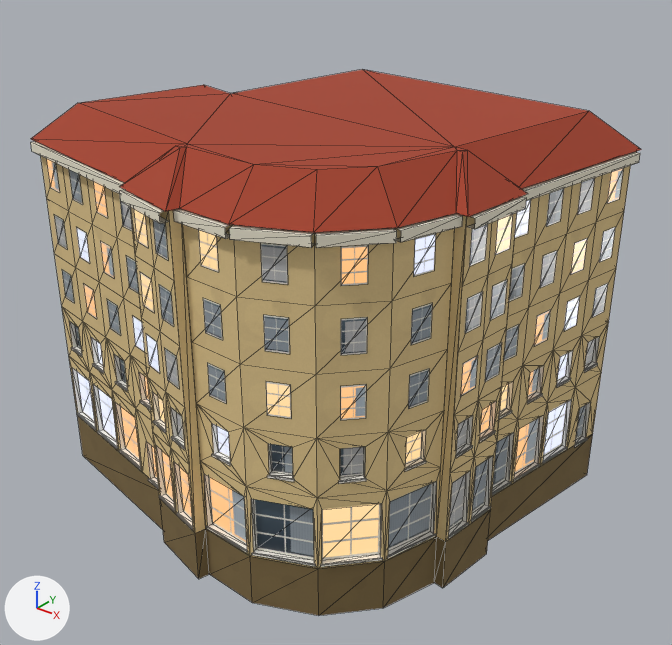
One commit to the glTF model web/public/models/landmarks/z5b_baden672.glb: the scene before it, then after it.
Before and after are seen from a camera (50 mm lens) standing at (29.9, -37.1, 30.5) and looking at (0.5, -0.2, 7.7). Every picture has the same lights, and +X, +Y and +Z are marked at lower left. The first picture is the older version. Mesh edges are drawn as thin lines. Where no turn or scale is listed for an object, it has been applied to the vertices. Vertices at exactly the same position are counted once.
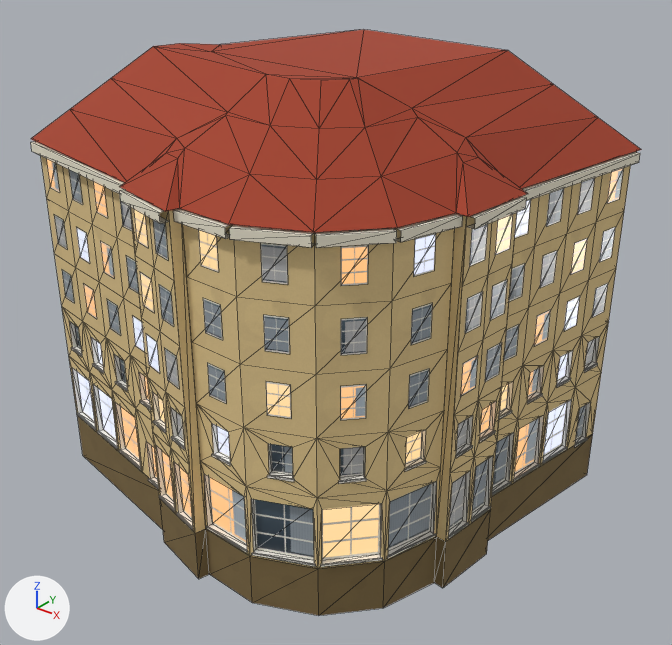
Boxes [x1, y1, x2, y2] around the edits, measured in the pictures (672 x 645 px):
```json
{"object": "Mesh_0", "change": "reshaped", "before": [31, 70, 641, 615], "after": [31, 30, 641, 615], "on screen": "7% taller"}
{"part": 1, "of": "me_mesh_0", "change": "built on", "before": [31, 70, 641, 232], "after": [31, 30, 641, 232]}
```

Edits to the scene script, one JSON object a line:
```json
{"block": "me_mesh_0", "where": "# used by ob_mesh_0; location = (-14.19, 12.17, -3.0)"}
{"op": "remove", "block": "me_mesh_0", "code": "me_mesh_0.from_pydata(...)  # 1654 vertices, 1998 faces; spans x 0.0..26.8, y -24.3..0.0, z 0.0..22.4"}
{"op": "add", "block": "me_mesh_0", "code": "me_mesh_0.from_pydata(...)  # 1677 vertices, 2044 faces; spans x 0.0..26.8, y -24.3..0.0, z 0.0..25.4"}
{"block": "me_mesh_0", "change": "me_mesh_0 part 1"}
{"block": "me_mesh_0", "change": "15 vertices are removed from x 2.5..24.4, y -21.8..-2.3, z 22.4"}
{"block": "me_mesh_0", "change": "45 faces are deleted"}
{"block": "me_mesh_0", "change": "1 vertex moves from x 12.9, y -21.7, z 22.4 to x 12.5, y -21.9, z 22.1"}
{"block": "me_mesh_0", "change": "38 vertices are added at x 2.1..24.8, y -22.2..-1.9, z 22.1..25.4"}
{"block": "me_mesh_0", "change": "91 new faces join them, mat_flat"}
```
